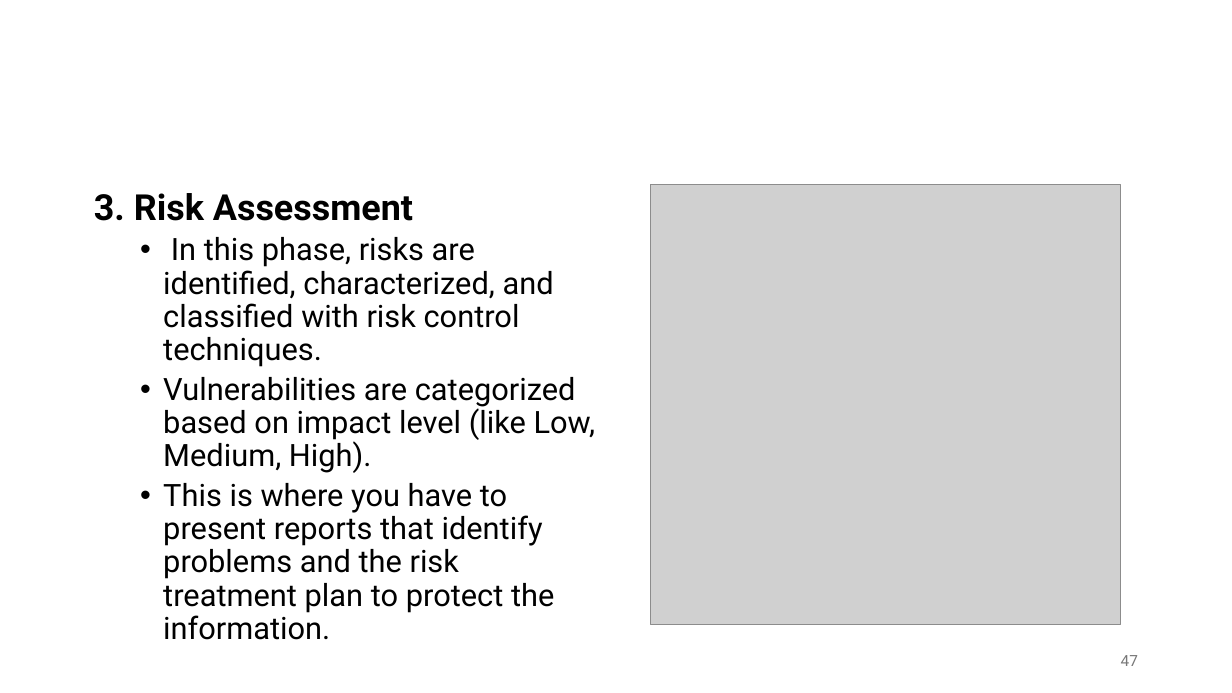
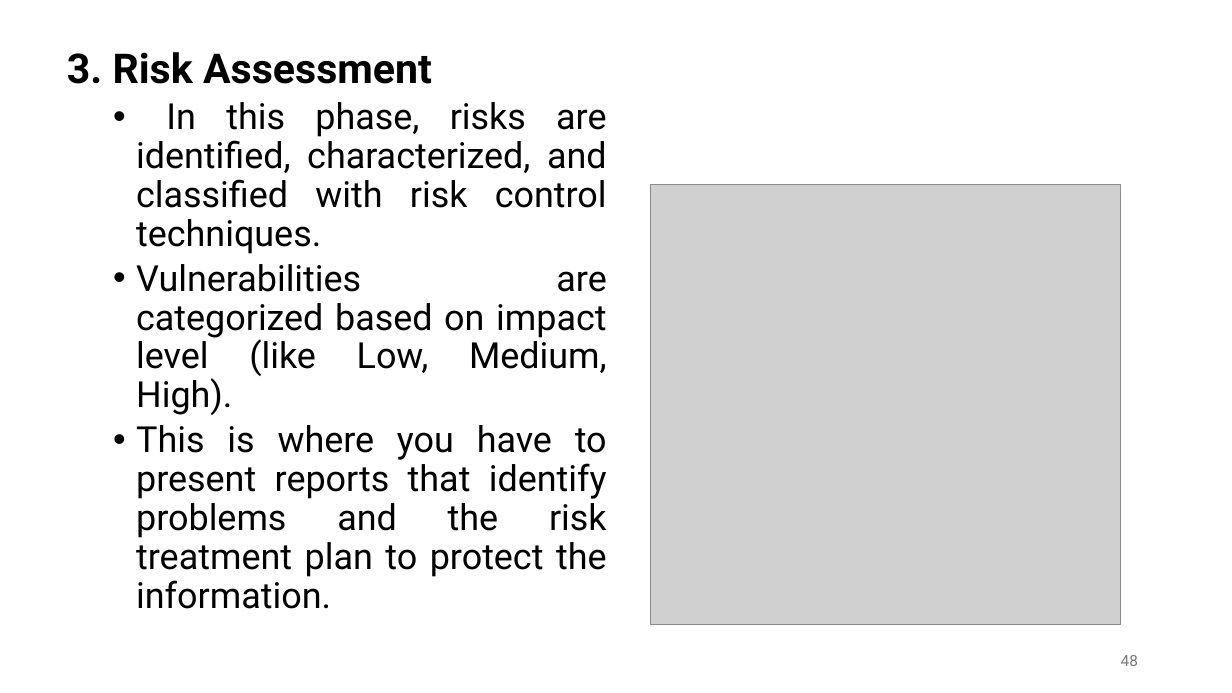
Before and after one commit to shakiliitju/M.Sc-in-ICT, a slide deck: slide 48 of Semester 2/Applied Cyber Security/Lecture/L5.pptx (slide 47 before the commit). Drawn at 1232x693 pixels with LibreOffice and Linux fonts; fonts in the diff are those of the drawing; grey boxes stand for pictures. Boxes give left, top, right and bottom in pixels: in the first picture for what was removed or moved away, otherwise in the second. Text is boxed around its words. In the diff, an @@ line names an element or a change of style, - is before the commit and + after.

```diff
--- a/Semester 2/Applied Cyber Security/Lecture/L5.pptx
+++ b/Semester 2/Applied Cyber Security/Lecture/L5.pptx
@@ text "3. Risk Assessment": place and size @@
-text "3. Risk Assessment" at (94,193,595,640)
+text "3. Risk Assessment" at (67,52,607,609)
@@ text "3. Risk Assessment" at (67,52,607,609): size 28 to 32 pt in "3. Risk Assessment"; size 24 to 28 pt; alignment left to justified @@
@@ page number at (1121,655,1138,666): text changed @@
-47
+48
```
Also in this commit, not shown: 37 other slides changed, 1 slide added, 5 other files.
